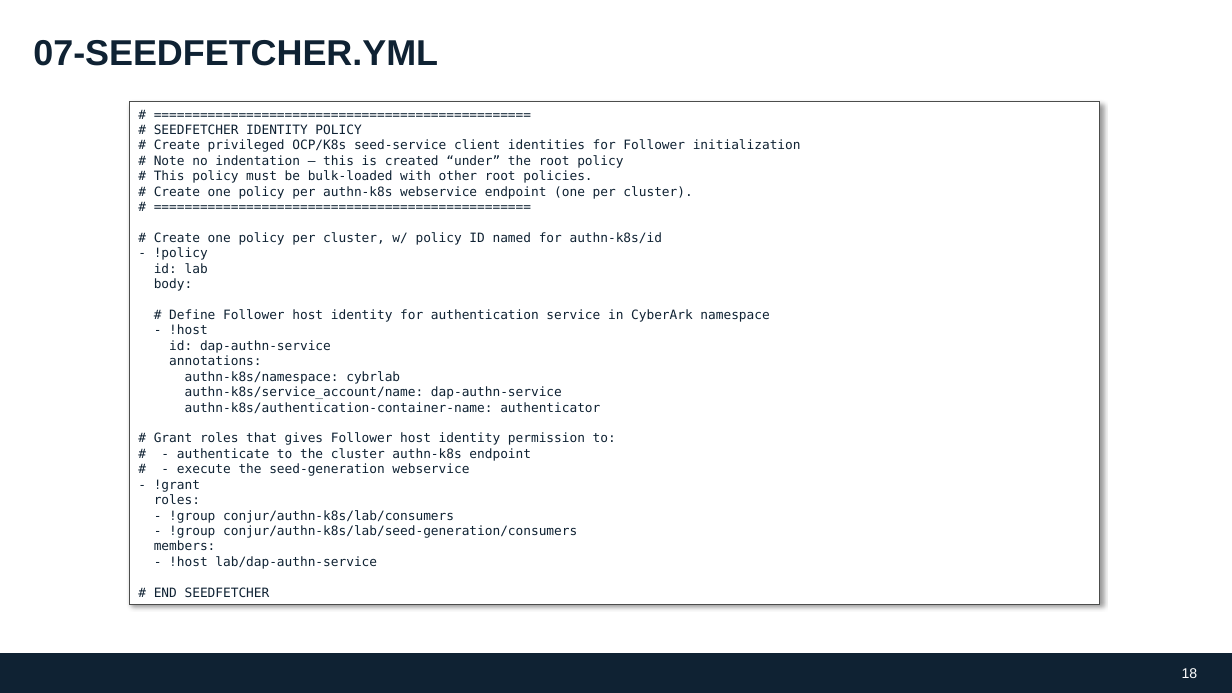
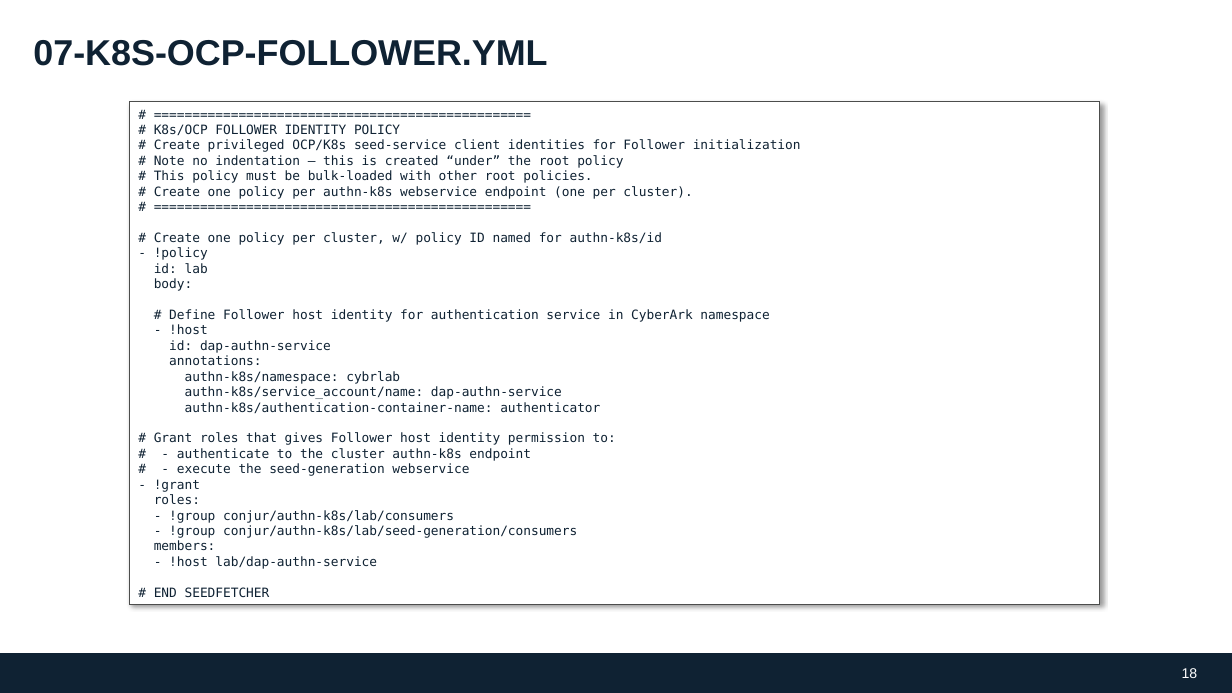
Before and after one commit to conjurdemos/conjur-policy-workshop, a slide deck: slide 18 of ppt/DAP-Policy-Model-200615JH.pptx. Drawn at 1232x693 pixels with LibreOffice and Linux fonts; fonts in the diff are those of the drawing; background and template pictures are left out. Boxes give left, top, right and bottom in pixels: in the first picture for what was removed or moved away, otherwise in the second. Text is boxed around its words. In the diff, an @@ line names an element or a change of style, - is before the commit and + after.

```diff
--- a/ppt/DAP-Policy-Model-200615JH.pptx
+++ b/ppt/DAP-Policy-Model-200615JH.pptx
@@ title at (33,40,547,66): text changed @@
-07-SEEDFETCHER.YML
+07-K8S-OCP-FOLLOWER.YML
@@ text in rectangle at (154,124,400,135): text changed @@
-# SEEDFETCHER IDENTITY POLICY
+# K8s/OCP FOLLOWER IDENTITY POLICY
```
Also in this commit, not shown: 3 other slides changed, 1 slide added.
